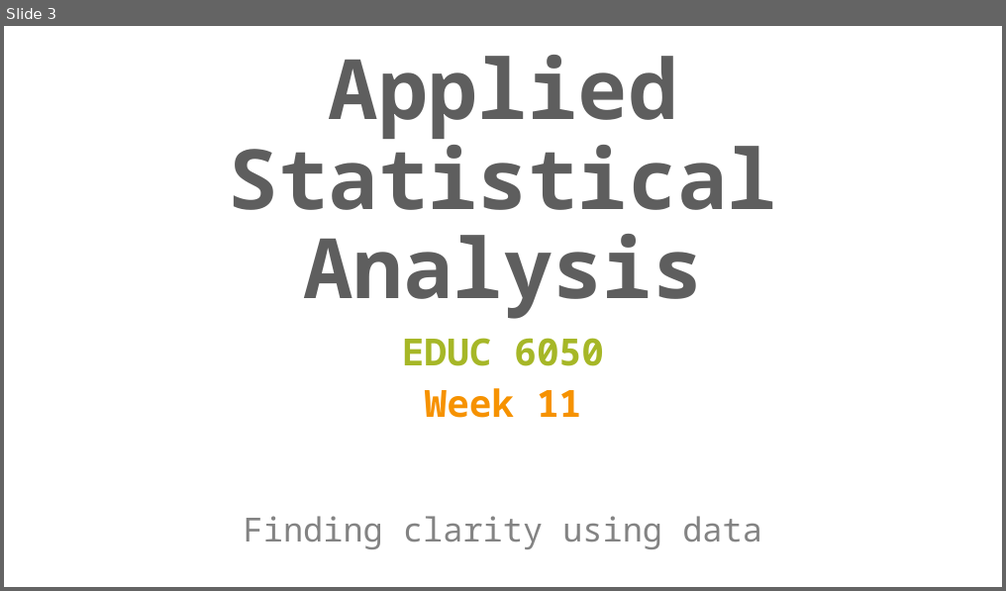
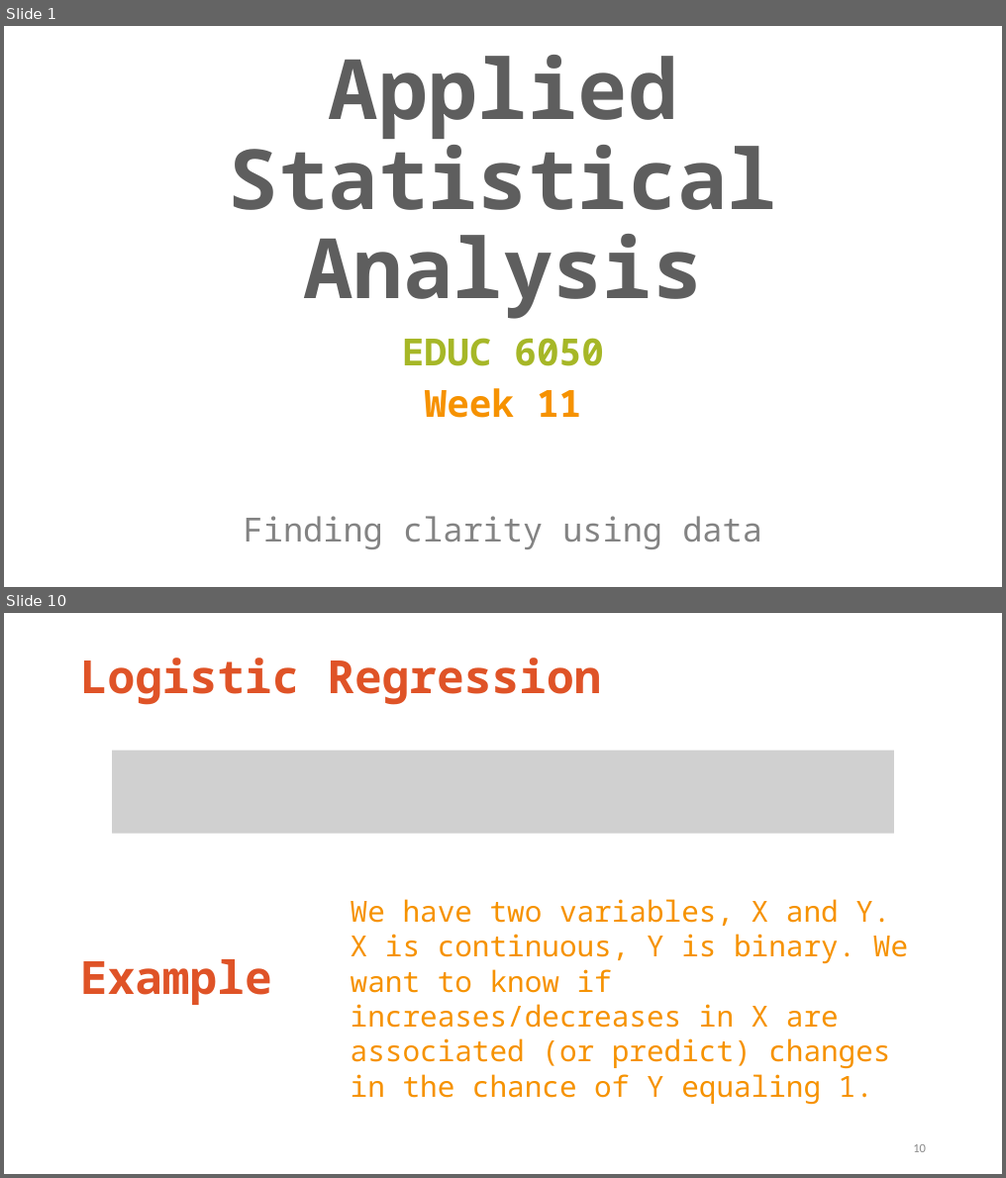
Before and after one commit to TysonStanley/EDU-6050, a slide deck: Slides/11_EDUC_6050_2018.pptx. Shown one above the other, each under a label of ours: slide 3 before the commit, slides 1 and 10 after it; the slides between them are not shown. The pictures are 1006x591 and 1006x1178 pixels, drawn with LibreOffice and Linux fonts; fonts in the diff are those of the drawing; grey boxes stand for pictures. Boxes give left, top, right and bottom in pixels: in the first picture for what was removed or moved away, otherwise in the second. Text is boxed around its words. In the diff, an @@ line names an element or a change of style, - is before the commit and + after.

```diff
--- a/Slides/11_EDUC_6050_2018.pptx
+++ b/Slides/11_EDUC_6050_2018.pptx
@@ slide 10 added at (x1=4, y1=613, x2=1002, y2=1174), background #FFFFFF @@
@@ title added at (x1=80, y1=658, x2=601, y2=705), 44 pt, text #DF5327, bold @@
+Logistic Regression
@@ picture added at (x1=112, y1=750, x2=894, y2=833) @@
@@ text added at (x1=350, y1=899, x2=908, y2=1105), 28 pt, text #F69200 @@
+We have two variables, X and Y. X is continuous, Y is binary. We want to know if increases/decreases in X are associated (or predict) changes in the chance of Y equaling 1.
@@ text added at (x1=80, y1=959, x2=272, y2=1005), 44 pt, text #DF5327, bold @@
+Example
@@ page number added at (x1=913, y1=1145, x2=926, y2=1153), 12 pt, text #8C8C8C @@
+10
@@ what was slide 3 is now slide 1 @@
```
Also in this commit, not shown: 11 slides changed, 36 other slides added, 8 slides removed, 3 other files.
